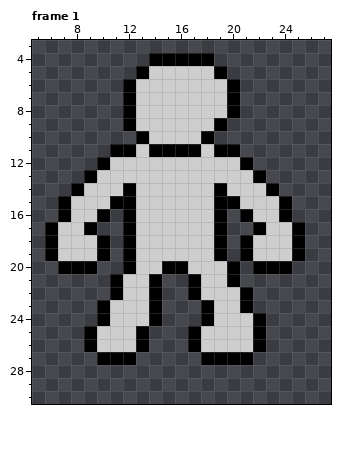
Edited in one commit: pixel-art file (sword-fables/Assets/Sprites/Character.aseprite). Above is the file before it was changed.
32x32 pixels, 1 frame. Shown: frame 1: x 5..27, y 3..30. The commit also changed other frames, which this record leaves out.
Now the later version:
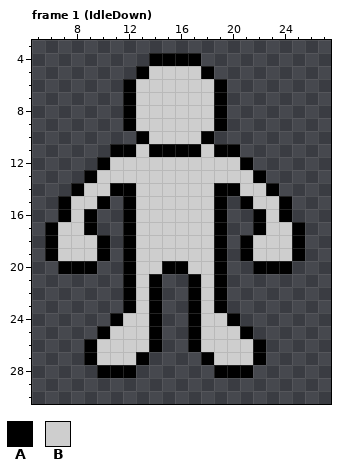
Palette (. is transparent): A #000000  B #cecece
Diff:
--- frame 1 (IdleDown)
@@ x 16..22 @@
  3 .......
- 4 AAA....
- 5 BBBA...
- 6 BBBBA..
- 7 BBBBA..
- 8 BBBBA..
+ 4 AA.....
+ 5 BBA....
+ 6 BBBA...
+ 7 BBBA...
+ 8 BBBA...
  9 BBBA...
@@ x 5..27 @@
 13 ....ABBBBBBBBBBBBA.....
-14 ...ABBBABBBBBBABBBA....
-15 ..ABBBAABBBBBBAABBBA...
-16 ..ABBA.ABBBBBBA.ABBA...
+14 ...ABBAABBBBBBAABBA....
+15 ..ABBA.ABBBBBBA.ABBA...
+16 ..ABA..ABBBBBBA..ABA...
 17 .ABBA..ABBBBBBA..ABBA..
@@ x 5..27 @@
 19 .ABBBA.ABBBBBBA.ABBBA..
-20 ..AAA..ABBAABBBA.AAA...
-21 ......ABBA..ABBA.......
-22 ......ABBA..ABBBA......
-23 .....ABBBA...ABBA......
-24 .....ABBBA...ABBBA.....
-25 ....ABBBA...ABBBBA.....
-26 ....ABBBA...ABBBBA.....
-27 .....AAA.....AAAA......
-28 .......................
+20 ..AAA..ABBAABBA..AAA...
+21 .......ABA..ABA........
+22 .......ABA..ABA........
+23 .......ABA..ABA........
+24 ......ABBA..ABBA.......
+25 .....ABBBA..ABBBA......
+26 ....ABBBBA..ABBBBA.....
+27 ....ABBBA....ABBBA.....
+28 .....AAA......AAA......
 29 .......................
